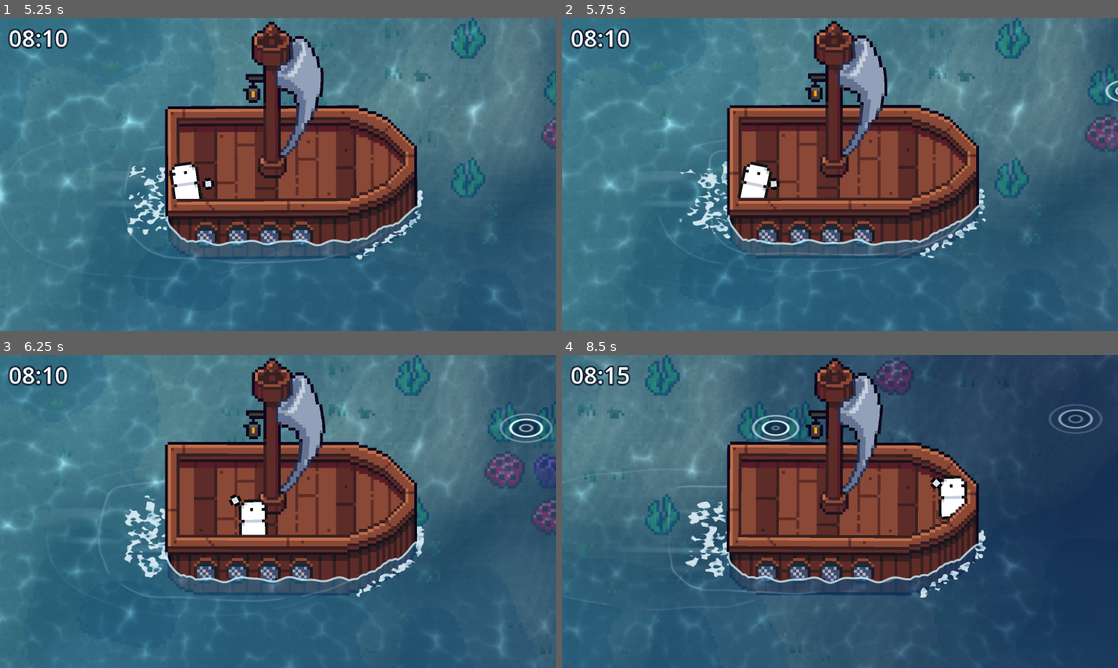
Above: before the commit, frames 1-4 (two rows, left to right).
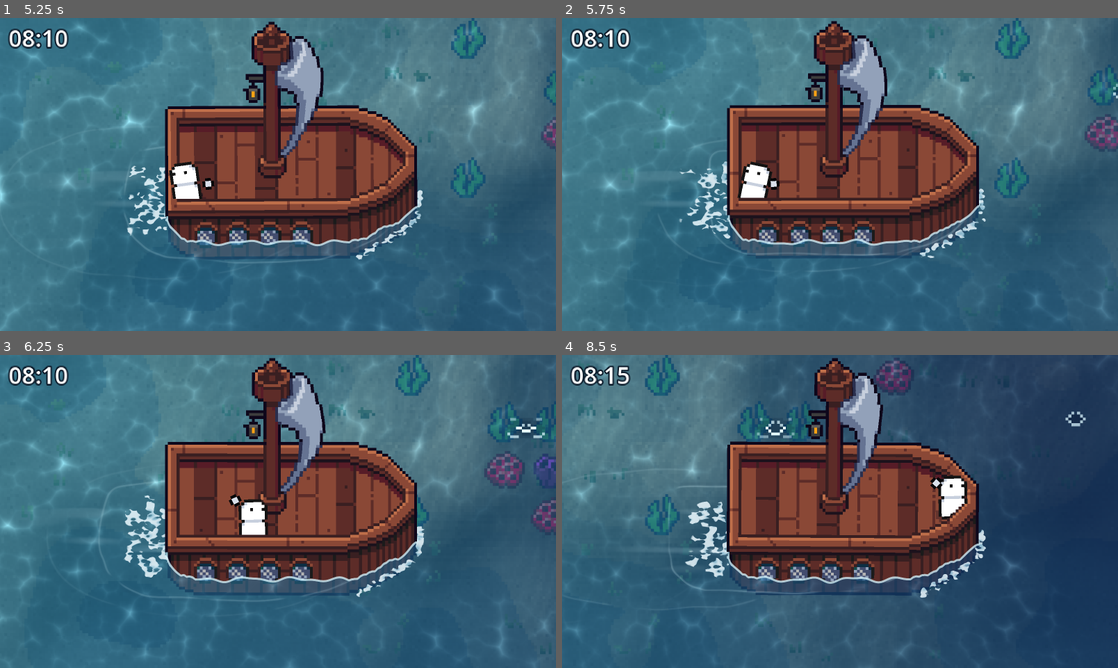
Above: after the commit, the same moments.

Repository: megalodooon/fishing-game
Game: Godot game, scene res://ui/loading/loading_screen.tscn
Two runs of this game, one before a commit and one after it. Both use one fixed random seed, a clock stepped at 60 frames per second and the inputs below.
Inputs (mouse positions are in pixels of both pictures, inside the frame that each line leads up to):
- Up to frame 1 (5.25 s): move the mouse to (400, 158) at 0.52 s; hold D (right) 0.53-1.28 s; hold Up (anchor) 0.53-1.28 s; move the mouse to (166, 190) at 1.27 s; hold S (down) 1.28-2.03 s; click (166, 190) at 1.35 s; move the mouse to (333, 105) at 2.02 s; hold D (right) 2.03-2.78 s; hold Up (anchor) 2.03-2.78 s; move the mouse to (250, 237) at 2.77 s; hold Right (speed_up) 2.78-3.53 s; click (250, 237) at 2.85 s; move the mouse to (444, 221) at 3.52 s; hold Up (anchor) 3.53-4.28 s; hold A (left) 3.53-5.03 s; move the mouse to (111, 127) at 4.27 s; click (111, 127) at 4.35 s; move the mouse to (305, 174) at 5.02 s; hold S (down) from 5.03 s (still down); hold Up (anchor) from 5.03 s (still down)
- Up to frame 2 (5.75 s): keep holding S (down); keep holding Up (anchor)
- Up to frame 3 (6.25 s): move the mouse to (194, 433) at 5.77 s; release S (down) at 5.78 s; release Up (anchor) at 5.78 s; hold D (right) from 5.78 s (still down); click (194, 433) at 5.85 s
- Up to frame 4 (8.5 s): move the mouse to (962, 495) at 6.52 s; release D (right) at 6.53 s; hold Right (speed_up) 6.53-7.28 s; hold Up (anchor) 6.53-7.28 s; move the mouse to (728, 527) at 7.27 s; hold D (right) 7.28-8.03 s; click (728, 527) at 7.35 s; move the mouse to (895, 442) at 8.02 s; hold S (down) from 8.03 s (still down); hold Up (anchor) from 8.03 s (still down)

Frame 1 is identical in both runs. In frame 2, less than 0.1% of the frame differs, in the area x 97-100%, y 20-27%; in frame 3, 0.4%; in frame 4, 0.7%, in the area x 34-98%, y 15-28%.

Commit message:
Redraw fishing spots as pixel art that can grow, shrink and disappear
The spots were anti-aliased vector rings drawn at the window's full
resolution, so they looked nothing like the rest of the pixel art. They
are now drawn from whole game pixels:

- ripple rings that start as a small bright oval at the center, spread
  out, step down through three colors, and break into curved arcs as
  they fade; the far half of each ring fades first, for depth
- a soft two-step shadow in the middle and single pixel bubbles
- an animation rate of 12 frames per second, so a spot only redraws
  when its picture changes (about 3x less CPU than the old spots)

A spot's size and lifetime can now change while it is on screen:
rods and bobbers have new "Fishing Spots" multipliers (spotSizeScale,
spotLifetimeScale), both 1.0 on the starter rod and basic bobber. The
spawner reads them from the rod in the player's hand, and spots ease to
their new size. Spacing, the hull band and the screen margins scale with
the size, so bigger spots don't overlap or pop in on screen.

Spots appear by growing their first ring and shadow, and disappear by
going calm: no new rings, the shadow shrinks, and the last ripples fade
out. disappear() makes a spot leave early.

Co-Authored-By: Claude Opus 5.5 <noreply@anthropic.com>
Claude-Session: https://claude.ai/code/session_01QmG7kzFDdbJ9utRT2GsX3W

Diff:
--- a/godot/fishing/fishing_spots/fishing_spot.gd
+++ b/godot/fishing/fishing_spots/fishing_spot.gd
@@ -2,39 +2,125 @@
 extends Node2D
 class_name FishingSpot
 
+const RING_START : float = 1.5
+const BUBBLE_FRAMES : int = 3
 
 #------------------------#
 @export var radius : float = 10.0
-@export var rings : int = 3
-@export var ringSpeed : float = 0.4
-@export var ringWidth : float = 0.8
+@export var lifetime : Vector2 = Vector2(20.0, 30.0)
+@export var appearTime : float = 1.0
+@export var disappearTime : float = 1.0
+@export var resizeSpeed : float = 4.0
+
+@export_group("Look")
 @export_range(0.1, 1.0) var squash : float = 0.55
-@export var ringColor : Color = Color(0.9, 0.98, 1.0, 1.0)
-@export var shadowColor : Color = Color(0.0, 0.06, 0.16, 0.5)
-@export var lifetime : Vector2 = Vector2(20.0, 30.0)
-@export var fadeTime : float = 1.0
+@export var frameRate : float = 12.0
+@export var ringColors : PackedColorArray = PackedColorArray([Color(0.9, 0.99, 1.0, 1.0), Color(0.86, 0.97, 1.0, 0.72), Color(0.86, 0.97, 1.0, 0.45)])
+@export var ringSpeed : float = 4.0
+@export var ringInterval : Vector2 = Vector2(1.0, 1.2)
+@export_range(0.0, 1.0) var ringOpen : float = 0.45
+@export_range(0.0, 1.0) var farSideAge : float = 0.25
+@export var shadowColor : Color = Color(0.0, 0.06, 0.16, 0.17)
+@export_range(0.0, 1.0) var shadowSize : float = 0.55
+@export var bubbleColor : Color = Color(0.92, 0.99, 1.0, 1.0)
+@export var bubbleInterval : Vector2 = Vector2(0.4, 1.2)
+@export_range(0.0, 1.0) var bubbleSpread : float = 0.35
 
+var sizeScale : float = 1.0
+var lifetimeScale : float = 1.0
+var size : float = 0.0
+var presence : float = 0.0
+var leaving : bool = false
 var age : float = 0.0
+var life : float = 0.0
+var rings : PackedFloat32Array = PackedFloat32Array()
+var ringTimer : float = 0.0
+var bubbles : PackedVector3Array = PackedVector3Array()
+var bubbleTimer : float = 0.0
+var frame : int = -1
+var framePhase : float = 0.0
+var random : RandomNumberGenerator = RandomNumberGenerator.new()
 #------------------------#
 
 
 func _ready() -> void:
+	random.seed = randi()
+	size = target_size()
+	life = random.randf_range(lifetime.x, lifetime.y)
+	framePhase = random.randf()
 	if Engine.is_editor_hint():
-		return
-	modulate.a = 0.0
-	var tween : Tween = create_tween()
-	tween.tween_property(self, "modulate:a", 1.0, fadeTime)
-	tween.tween_interval(randf_range(lifetime.x, lifetime.y))
-	tween.tween_property(self, "modulate:a", 0.0, fadeTime)
-	tween.tween_callback(queue_free)
+		presence = 1.0
 
 func _process(delta : float) -> void:
 	age += delta
-	queue_redraw()
+	size = lerpf(size, target_size(), 1.0 - exp(-resizeSpeed * delta))
+	if not Engine.is_editor_hint():
+		if not leaving and age >= appearTime + life * lifetimeScale:
+			disappear()
+		presence = move_toward(presence, 0.0 if leaving else 1.0, delta / maxf(disappearTime if leaving else appearTime, 0.001))
+		if leaving and presence <= 0.0 and rings.is_empty():
+			queue_free()
+			return
+	update_rings(delta)
+	bubbleTimer -= delta
+	var tick : int = floori(age * frameRate + framePhase)
+	if tick != frame:
+		frame = tick
+		update_bubbles()
+		queue_redraw()
+
+func target_size() -> float:
+	return radius * (1.0 if Engine.is_editor_hint() else sizeScale)
+
+func disappear() -> void:
+	leaving = true
+
+func update_rings(delta : float) -> void:
+	for i in range(rings.size() - 1, -1, -1):
+		rings[i] += ringSpeed * delta
+		if rings[i] >= size:
+			rings.remove_at(i)
+	ringTimer -= delta
+	if ringTimer <= 0.0:
+		ringTimer += maxf(random.randf_range(ringInterval.x, ringInterval.y), 0.05)
+		if not leaving:
+			rings.append(RING_START)
+
+func update_bubbles() -> void:
+	for i in range(bubbles.size() - 1, -1, -1):
+		if frame - int(bubbles[i].z) >= BUBBLE_FRAMES:
+			bubbles.remove_at(i)
+	if bubbleTimer <= 0.0 and not leaving:
+		bubbleTimer = random.randf_range(bubbleInterval.x, bubbleInterval.y)
+		var offset : Vector2 = Vector2.from_angle(random.randf() * TAU) * sqrt(random.randf()) * size * bubbleSpread
+		bubbles.append(Vector3(roundf(offset.x), roundf(offset.y * squash), frame))
 
 func _draw() -> void:
-	draw_set_transform(Vector2.ZERO, 0.0, Vector2(1.0, squash))
-	draw_circle(Vector2.ZERO, radius * 0.45, shadowColor, true, -1.0, true)
-	for i in rings:
-		var t : float = fposmod(age * ringSpeed + float(i) / rings, 1.0)
-		draw_arc(Vector2.ZERO, radius * t, 0.0, TAU, 48, Color(ringColor, ringColor.a * sin(t * PI)), ringWidth, true)
+	if size <= 0.0 or ringColors.is_empty():
+		return
+	var shade : float = size * shadowSize * presence
+	for reach : float in [shade, shade * 0.6]:
+		if reach >= 0.5:
+			for row in PixelEllipse.rows(pixel_radius(reach)):
+				draw_rect(row, shadowColor)
+	for ring in rings:
+		var near : float = clampf(ring / size, 0.0, 1.0)
+		var far : float = minf(near + farSideAge, 1.0)
+		var shape : Vector2i = pixel_radius(ring)
+		for corner in PixelEllipse.outline(shape):
+			var progress : float = far if corner.y < -0.5 else near
+			var gap : float = clampf((progress - ringOpen) / maxf(1.0 - ringOpen, 0.001), 0.0, 1.0) * PI / 4.0
+			if gap <= 0.0 or diagonal_closeness(corner + Vector2(0.5, 0.5), shape) > gap:
+				draw_rect(Rect2(corner, Vector2.ONE), ringColors[mini(floori(progress * ringColors.size()), ringColors.size() - 1)])
+	for bubble in bubbles:
+		var step : int = frame - int(bubble.z)
+		draw_rect(Rect2(bubble.x - 0.5, bubble.y - 0.5, 1.0, 1.0), bubbleColor if step == 1 else Color(bubbleColor, bubbleColor.a * 0.5))
+
+# How far a pixel on an outline is from the nearest of the top, bottom, left
+# and right points, as an angle: 0 there, up to PI / 4 on the diagonals.
+func diagonal_closeness(pixel : Vector2, shape : Vector2i) -> float:
+	var angle : float = absf(atan2(pixel.y / (shape.y + PixelEllipse.PAD), pixel.x / (shape.x + PixelEllipse.PAD)))
+	return absf(fposmod(angle + PI / 4.0, PI / 2.0) - PI / 4.0)
+
+func pixel_radius(value : float) -> Vector2i:
+	return Vector2i(roundi(value), roundi(value * squash))
--- a/godot/fishing/fishing_spots/fishing_spot_spawner.gd
+++ b/godot/fishing/fishing_spots/fishing_spot_spawner.gd
@@ -4,6 +4,7 @@
 
 #------------------------#
 @export var boat : Boat
+@export var player : Player
 @export var spotScene : PackedScene
 @export var maxSpots : int = 3
 @export var spawnDelay : Vector2 = Vector2(2.0, 5.0)
@@ -12,6 +13,8 @@
 @export var screenMargin : float = 12.0
 
 var timer : float = 0.0
+var sizeScale : float = 1.0
+var lifetimeScale : float = 1.0
 #------------------------#
 
 
@@ -21,10 +24,15 @@
 func _process(delta : float) -> void:
 	if not boat:
 		return
+	var rod : FishingRod = player.heldItem as FishingRod if player else null
+	sizeScale = rod.spot_size_scale() if rod else 1.0
+	lifetimeScale = rod.spot_lifetime_scale() if rod else 1.0
 	var screen : Rect2 = get_canvas_transform().affine_inverse() * get_viewport_rect()
-	for spot : Node2D in get_children():
+	for spot : FishingSpot in get_children():
+		spot.sizeScale = sizeScale
+		spot.lifetimeScale = lifetimeScale
 		spot.position.x -= boat.speed * delta
-		if spot.global_position.x < screen.position.x - screenMargin:
+		if spot.global_position.x + spot.size - spot.radius < screen.position.x - screenMargin:
 			spot.queue_free()
 	if boat.is_stopped():
 		return
@@ -35,14 +43,18 @@
 			spawn(screen)
 
 func spawn(screen : Rect2) -> FishingSpot:
+	var spot : FishingSpot = spotScene.instantiate()
+	var growth : float = spot.radius * (sizeScale - 1.0)
 	for attempt in 16:
-		var point : Vector2 = Vector2(screen.end.x + screenMargin, randf_range(screen.position.y + screenMargin, screen.end.y - screenMargin))
+		var point : Vector2 = Vector2(screen.end.x + screenMargin + growth, randf_range(screen.position.y + screenMargin, screen.end.y - screenMargin))
 		var band : float = point.y - boat.global_position.y
-		if band > hullBand.x and band < hullBand.y:
+		if band > hullBand.x - growth * spot.squash and band < hullBand.y + growth * spot.squash:
 			continue
-		if get_children().all(func(other : Node2D) -> bool: return other.global_position.distance_to(point) >= minSpacing):
-			var spot : FishingSpot = spotScene.instantiate()
+		if get_children().all(func(other : Node2D) -> bool: return other.global_position.distance_to(point) >= minSpacing * sizeScale):
+			spot.sizeScale = sizeScale
+			spot.lifetimeScale = lifetimeScale
 			add_child(spot)
 			spot.global_position = point
 			return spot
+	spot.free()
 	return null
--- a/godot/rods/bobbers/bobber.gd
+++ b/godot/rods/bobbers/bobber.gd
@@ -9,6 +9,10 @@
 @export var bobSpeed : float = 2.4
 @export var chargeTimeOffset : float = 0.0
 @export var rangeOffset : float = 0.0
+
+@export_group("Fishing Spots")
+@export_range(0.1, 4.0, 0.05, "or_greater", "suffix:x") var spotSizeScale : float = 1.0
+@export_range(0.1, 4.0, 0.05, "or_greater", "suffix:x") var spotLifetimeScale : float = 1.0
 
 @export_group("Rings")
 @export var ringColor : Color = Color(0.9, 0.98, 1.0, 0.4)
--- a/godot/rods/fishing_rod.gd
+++ b/godot/rods/fishing_rod.gd
@@ -55,6 +55,10 @@
 @export var offscreenMargin : float = 4.0
 @export var reelSpeed : float = 120.0
 @export var reelAcceleration : float = 480.0
+
+@export_group("Fishing Spots")
+@export_range(0.1, 4.0, 0.05, "or_greater", "suffix:x") var spotSizeScale : float = 1.0
+@export_range(0.1, 4.0, 0.05, "or_greater", "suffix:x") var spotLifetimeScale : float = 1.0
 
 @onready var sprite : Sprite2D = $Sprite
 @onready var line : Line2D = $Line
@@ -358,6 +362,12 @@
 func cast_range() -> float:
 	return maxf(maxCastDistance + (bobber.rangeOffset if bobber else 0.0), minCastDistance)
 
+func spot_size_scale() -> float:
+	return spotSizeScale * (bobber.spotSizeScale if bobber else 1.0)
+
+func spot_lifetime_scale() -> float:
+	return spotLifetimeScale * (bobber.spotLifetimeScale if bobber else 1.0)
+
 func find_landing(origin : Vector2, toward : Vector2, power : float) -> Variant:
 	var direction : Vector2 = origin.direction_to(toward) if origin.distance_squared_to(toward) > 0.01 else Vector2.RIGHT
 	var boat : Boat = holder.boat if holder else null
--- a/godot/test/test_scene.tscn
+++ b/godot/test/test_scene.tscn
@@ -17,9 +17,10 @@
 [node name="BasicBoat" parent="." unique_id=545784032 instance=ExtResource("2_56kpk")]
 position = Vector2(100, 43)
 
-[node name="FishingSpotSpawner" type="Node2D" parent="." node_paths=PackedStringArray("boat")]
+[node name="FishingSpotSpawner" type="Node2D" parent="." node_paths=PackedStringArray("boat", "player")]
 script = ExtResource("4_spawner")
 boat = NodePath("../BasicBoat")
+player = NodePath("../Player")
 spotScene = ExtResource("5_spot")
 
 [node name="Player" parent="." unique_id=893027470 node_paths=PackedStringArray("boat") instance=ExtResource("1_m5cd5")]
